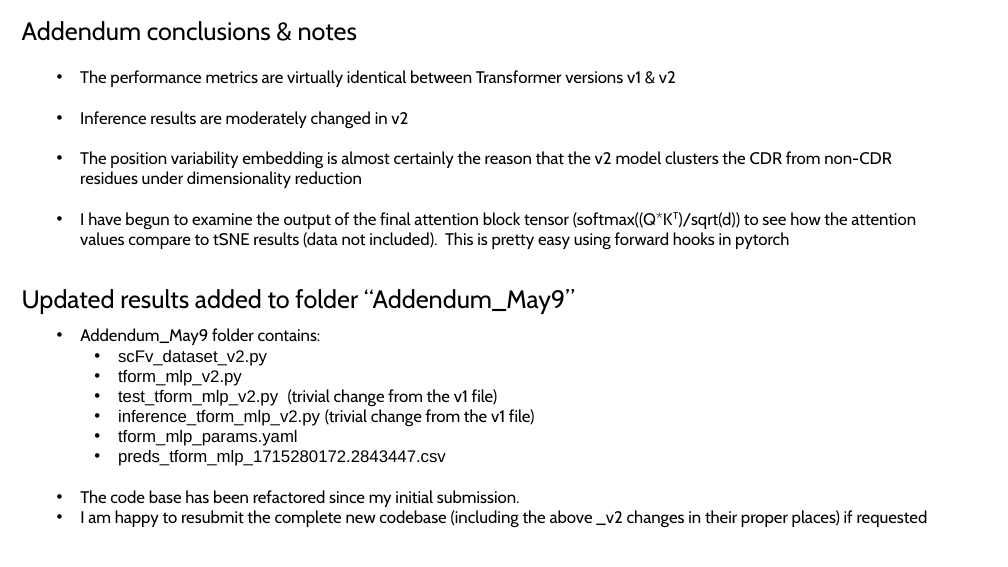
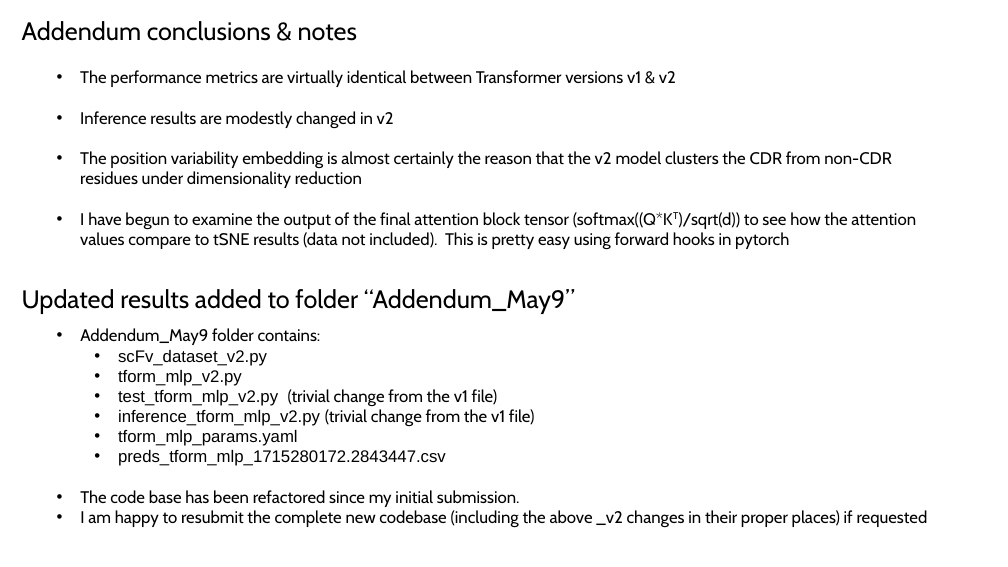
Before and after one commit to planaria158/BERT-antibody-antigen-binding-energy, a slide deck: slide 24 of Homework-aAlphaBio.pptx. Drawn at 1008x567 pixels with LibreOffice and Linux fonts; fonts in the diff are those of the drawing. Boxes give left, top, right and bottom in pixels: in the first picture for what was removed or moved away, otherwise in the second. Text is boxed around its words. In the diff, an @@ line names an element or a change of style, - is before the commit and + after.

```diff
--- a/Homework-aAlphaBio.pptx
+++ b/Homework-aAlphaBio.pptx
@@ text at (x1=80, y1=111, x2=394, y2=128): text changed @@
-• Inference results are moderately changed in v2
+• Inference results are modestly changed in v2
```
Also in this commit, not shown: 1 other slide changed, 1 other file.
